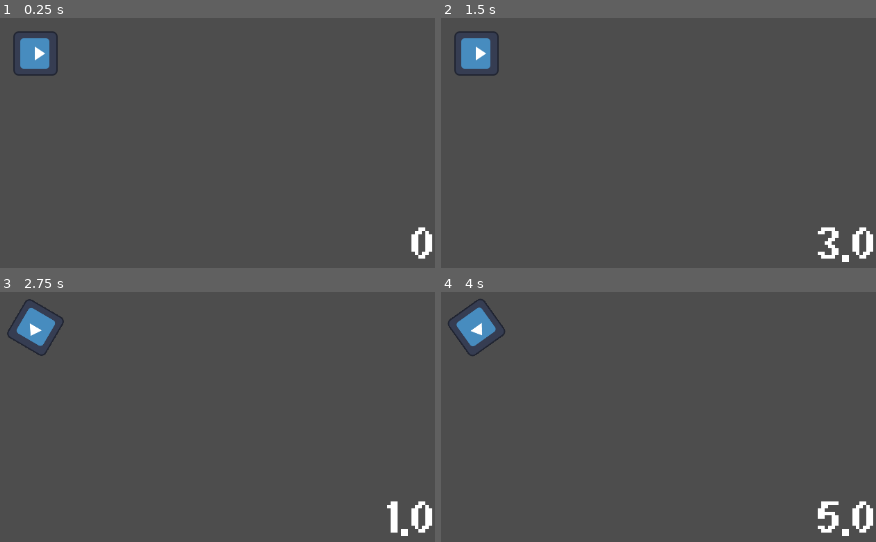
Above: before the commit, frames 1-4 (two rows, left to right).
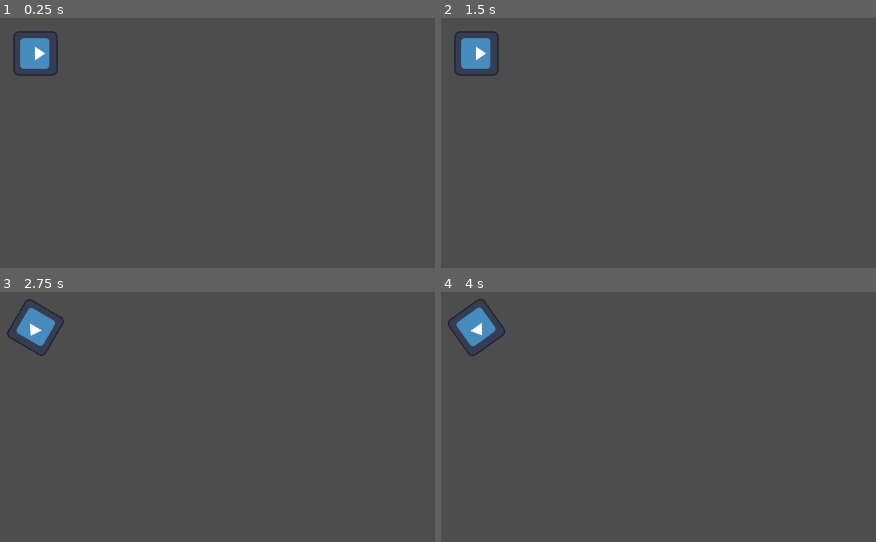
Above: after the commit, the same moments.

Repository: Snakatakka/crazy-busi
Game: Godot game, scene res://Test.tscn
Two runs of this game, one before a commit and one after it. Both use one fixed random seed, a clock stepped at 60 frames per second and the inputs below. The engine's default icon, where the game draws it, is replaced by a stand-in: a white triangle on a blue panel in a dark square.
Inputs:
- Up to frame 1 (0.25 s): no input
- Up to frame 2 (1.5 s): tap Enter at 0.5 s; hold D (right) 0.53-1.28 s; tap Alt at 0.6 s; tap Space at 1.25 s; hold S (down) from 1.28 s (still down); tap Shift at 1.35 s
- Up to frame 3 (2.75 s): release S (down) at 2.03 s; hold D (right) from 2.03 s (still down); tap Alt at 2.1 s
- Up to frame 4 (4 s): release D (right) at 2.78 s; hold W (up) 2.78-3.53 s; tap Shift at 2.85 s; hold A (left) from 3.53 s (still down); tap Alt at 3.6 s

The runs differ from the first frame. In frame 1, 0.4% of the frame differs, in the area x 94-100%, y 83-97%; in frame 2, 0.8%; in frame 3, 0.7%; in frame 4, 0.8%, in the area x 86-100%, y 83-98%.

Commit message:
fixed issues with bus movement; organized files

Diff:
--- a/Test.tscn
+++ b/Test.tscn
@@ -1,7 +1,8 @@
-[gd_scene load_steps=6 format=3 uid="uid://j2y1411io0we"]
+[gd_scene load_steps=7 format=3 uid="uid://j2y1411io0we"]
 
-[ext_resource type="PackedScene" uid="uid://cauuub3s13vfw" path="res://scenes/player/bus.tscn" id="1_myinc"]
-[ext_resource type="PackedScene" uid="uid://4uygp5rnyhy2" path="res://scenes/stop.tscn" id="2_njov2"]
+[ext_resource type="PackedScene" uid="uid://cauuub3s13vfw" path="res://scenes/player/bus/bus.tscn" id="1_myinc"]
+[ext_resource type="PackedScene" uid="uid://4uygp5rnyhy2" path="res://scenes/stop/stop.tscn" id="2_njov2"]
+[ext_resource type="PackedScene" uid="uid://drdr2dcer5qtc" path="res://scenes/player/camera/camera.tscn" id="3_2au82"]
 
 [sub_resource type="CanvasItemMaterial" id="CanvasItemMaterial_njov2"]
 
@@ -25,3 +26,6 @@
 
 [node name="stop" parent="." instance=ExtResource("2_njov2")]
 position = Vector2(-833, 451)
+
+[node name="camera" parent="." instance=ExtResource("3_2au82")]
+limit_enabled = false
--- a/project.godot
+++ b/project.godot
@@ -17,7 +17,7 @@
 
 [autoload]
 
-player="*res://scenes/player/bus.gd"
+player="*res://scenes/player/bus/bus.gd"
 
 [editor_plugins]
 
--- /dev/null
+++ b/scenes/player/bus/bus.gd
@@ -0,0 +1,36 @@
+extends CharacterBody2D
+
+@export var speed = 0
+@export var maxSpeed = 1600
+@export var minSpeed = -1600
+
+var rotationSpeed = 0
+
+var rotation_direction = 0
+
+func get_input():
+	if speed != 0:
+		rotation_direction = Input.get_axis("left", "right")
+
+	if Input.is_action_pressed("up"):
+		if speed < maxSpeed:
+			speed += 4.0
+	elif Input.is_action_pressed("down"):
+		if speed > minSpeed:
+			speed -= 4.0
+	else:
+		if speed != 0:
+			if speed > 0:
+				speed -= 4.0
+			else:
+				speed += 4.0
+
+	velocity = transform.x * speed
+
+func _physics_process(delta):
+	if speed != 0:
+		rotationSpeed = 3
+
+	get_input()
+	rotation += rotation_direction * (rotationSpeed) * delta
+	move_and_slide()
--- /dev/null
+++ b/scenes/player/bus/bus.tscn
@@ -0,0 +1,35 @@
+[gd_scene load_steps=6 format=3 uid="uid://cauuub3s13vfw"]
+
+[ext_resource type="Script" uid="uid://cjosawtt123ju" path="res://scenes/player/bus/bus.gd" id="1_stnsb"]
+[ext_resource type="Texture2D" uid="uid://bgierejs0bjsa" path="res://assets/images/icon.svg" id="2_8154j"]
+[ext_resource type="PackedScene" uid="uid://drdr2dcer5qtc" path="res://scenes/player/camera/camera.tscn" id="3_er63n"]
+
+[sub_resource type="SpriteFrames" id="SpriteFrames_38u8m"]
+animations = [{
+"frames": [{
+"duration": 1.0,
+"texture": ExtResource("2_8154j")
+}],
+"loop": true,
+"name": &"default",
+"speed": 5.0
+}]
+
+[sub_resource type="CapsuleShape2D" id="CapsuleShape2D_5urgl"]
+radius = 75.0
+height = 340.0
+
+[node name="bus" type="CharacterBody2D"]
+collision_layer = 4
+collision_mask = 11
+script = ExtResource("1_stnsb")
+
+[node name="busSprite" type="AnimatedSprite2D" parent="."]
+rotation = 1.5707964
+sprite_frames = SubResource("SpriteFrames_38u8m")
+
+[node name="busHitbox" type="CollisionShape2D" parent="."]
+rotation = 1.5707964
+shape = SubResource("CapsuleShape2D_5urgl")
+
+[node name="camera" parent="." instance=ExtResource("3_er63n")]
--- /dev/null
+++ b/scenes/player/camera/camera.gd
@@ -0,0 +1,11 @@
+extends Camera2D
+
+
+# Called when the node enters the scene tree for the first time.
+func _ready() -> void:
+	pass # Replace with function body.
+
+
+# Called every frame. 'delta' is the elapsed time since the previous frame.
+func _process(delta: float) -> void:
+	pass
--- /dev/null
+++ b/scenes/player/camera/camera.tscn
@@ -0,0 +1,7 @@
+[gd_scene load_steps=2 format=3 uid="uid://drdr2dcer5qtc"]
+
+[ext_resource type="Script" uid="uid://c081tvfvvy0qv" path="res://scenes/player/camera/camera.gd" id="1_diie0"]
+
+[node name="camera" type="Camera2D"]
+zoom = Vector2(0.5, 0.5)
+script = ExtResource("1_diie0")
--- /dev/null
+++ b/scenes/stop/stop.gd
@@ -0,0 +1,43 @@
+extends Area2D
+
+var stops = {
+	'1' = {
+		"stopNames" = [],
+		"stopPositions" = [Vector2(0, 0), Vector2(0, 0)],
+		"stopRotations" = [180, 180],
+	},
+	'2' = {
+		"stopNames" = [],
+		"stopPositions" = [Vector2(0, 0), Vector2(0, 0)],
+		"stopRotations" = [180, 180],
+	},
+}
+
+@export var currentStop = 0
+@onready var stopTimer: Timer = $stopTimer
+var playerInStopRadius = false
+
+
+# Called when the node enters the scene tree for the first time.
+func _ready() -> void:
+	pass
+
+# Called every frame. 'delta' is the elapsed time since the previous frame.
+func _process(delta: float) -> void:
+	if playerInStopRadius:
+		# print(stopTimer.time_left)
+		if stopTimer.is_stopped():
+			stopTimer.start()
+
+func onBodyEntered(body: Node2D) -> void:
+	playerInStopRadius = true
+
+func onBodyExited(body: Node2D) -> void:
+	playerInStopRadius = false
+	if !stopTimer.is_stopped():
+		stopTimer.stop()
+
+func onStopTimerTimeout() -> void:
+	currentStop += 1
+	if currentStop < (len(stops['1']['stopPositions'])):
+		position = stops['1']['stopPositions'][currentStop]
--- /dev/null
+++ b/scenes/stop/stop.tscn
@@ -0,0 +1,27 @@
+[gd_scene load_steps=3 format=3 uid="uid://4uygp5rnyhy2"]
+
+[ext_resource type="Script" uid="uid://b5eftgxyskuk6" path="res://scenes/stop/stop.gd" id="1_8ug1m"]
+
+[sub_resource type="RectangleShape2D" id="RectangleShape2D_02qw6"]
+size = Vector2(364, 150)
+
+[node name="stop" type="Area2D"]
+collision_layer = 8
+collision_mask = 4
+script = ExtResource("1_8ug1m")
+
+[node name="stopTimer" type="Timer" parent="."]
+wait_time = 3.0
+one_shot = true
+
+[node name="stopDetectionRadius" type="CollisionShape2D" parent="."]
+shape = SubResource("RectangleShape2D_02qw6")
+debug_color = Color(3.9948522e-06, 0.6322874, 0.45654023, 0.41960785)
+
+[node name="stopOnScreenNotifier" type="VisibleOnScreenNotifier2D" parent="."]
+position = Vector2(-172, -65)
+rect = Rect2(-10, -10, 364, 150)
+
+[connection signal="body_entered" from="." to="." method="onBodyEntered"]
+[connection signal="body_exited" from="." to="." method="onBodyExited"]
+[connection signal="timeout" from="stopTimer" to="." method="onStopTimerTimeout"]
Not shown, added: scenes/player/bus/bus.gd.uid
Not shown, added: scenes/player/camera/camera.gd.uid
Not shown, added: scenes/stop/stop.gd.uid
Not shown, added: scenes/player/bus.tscn2205625209.tmp
